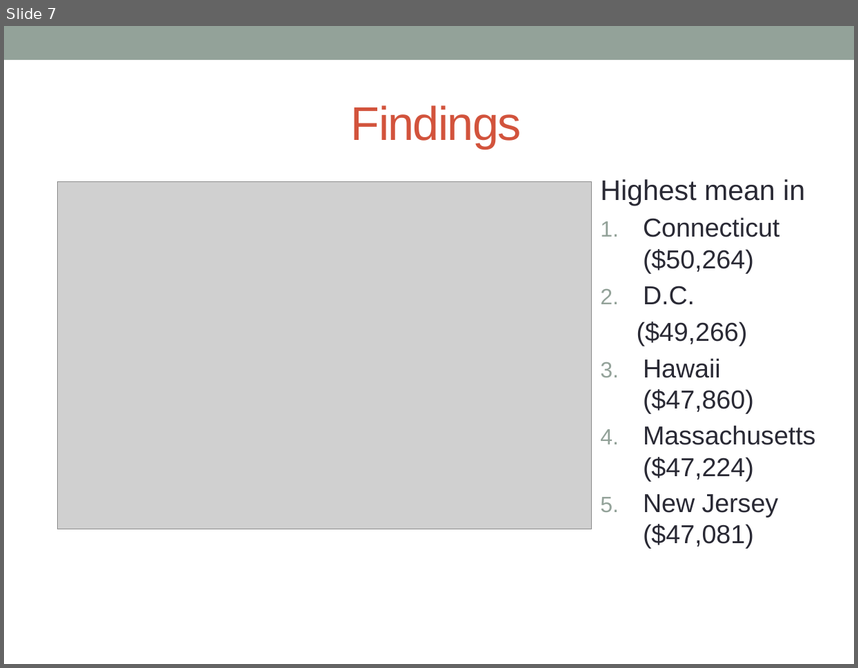
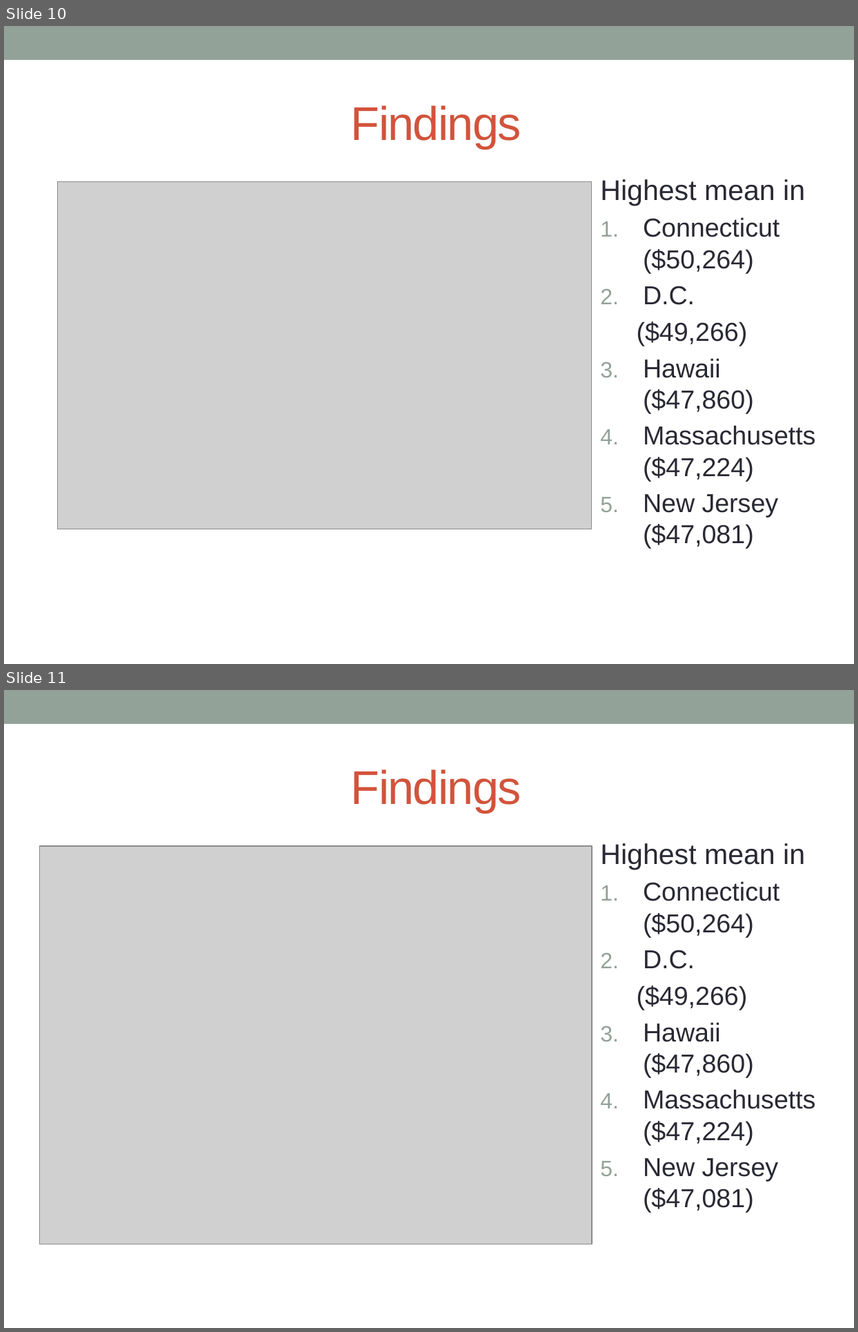
Before and after one commit to andy-olstad/599-POGS, a slide deck: Project 1 Powerpoint Jasmine Edit.pptx. Shown one above the other, each under a label of ours: slide 7 before the commit, slides 10 and 11 after it. The pictures are 858x668 and 858x1332 pixels, drawn with LibreOffice and Linux fonts; fonts in the diff are those of the drawing; grey boxes stand for pictures. Boxes give left, top, right and bottom in pixels: in the first picture for what was removed or moved away, otherwise in the second. Text is boxed around its words. In the diff, an @@ line names an element or a change of style, - is before the commit and + after.

```diff
--- a/Project 1 Powerpoint Jasmine Edit.pptx
+++ b/Project 1 Powerpoint Jasmine Edit.pptx
@@ slide 11 added at (x1=4, y1=690, x2=854, y2=1328), background #FFFFFF; not listed: 1 template element that a slide beside it also shows @@
@@ title added at (x1=351, y1=769, x2=522, y2=813), 40 pt, text #D2533C @@
+Findings
@@ picture added at (x1=40, y1=845, x2=593, y2=1243) @@
@@ text added at (x1=600, y1=843, x2=816, y2=1212), 22 pt, text #292934 @@
+Highest mean in
+1. Connecticut ($50,264)
+2. D.C.
+($49,266)
+1. Hawaii ($47,860)
+2. Massachusetts ($47,224)
+3. New Jersey ($47,081)
@@ what was slide 7 is now slide 10 @@
```
Also in this commit, not shown: 3 other slides added.
